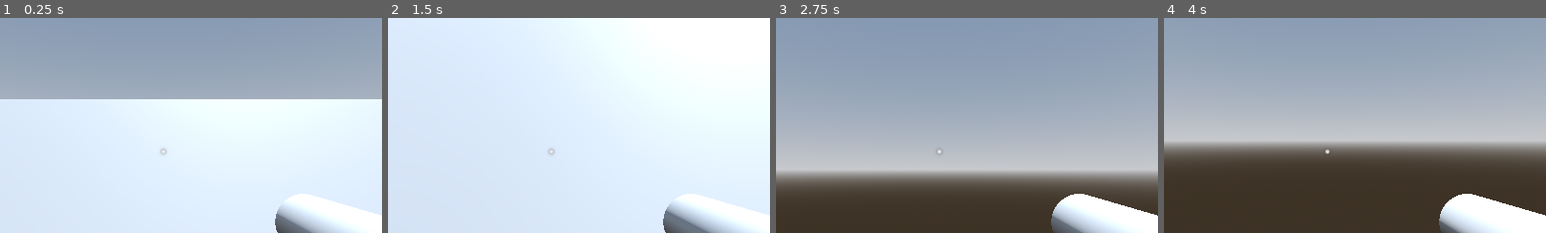
Above: before the commit, frames 1-4 (left to right).
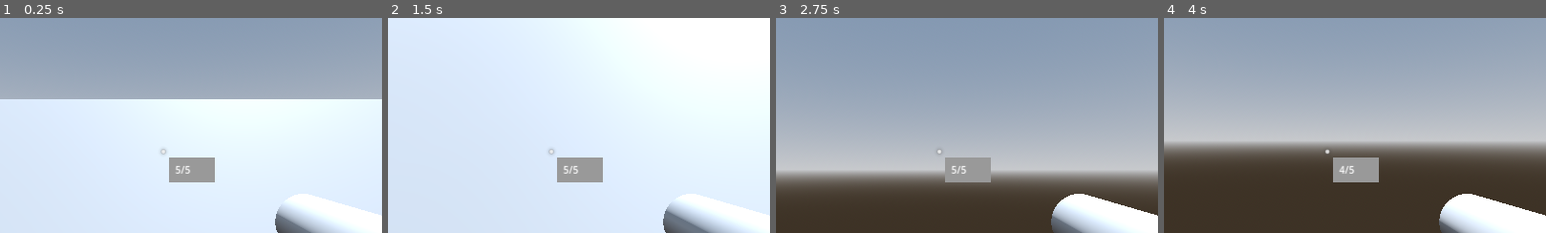
Above: after the commit, the same moments.

Repository: piksalchaos/spadooshka
Game: Godot game, scene res://scenes/test_world.tscn
The game is run twice, just before and just after one commit, with the same random seed, the same clock (stepped at 60 frames per second) and the same inputs.
Inputs (mouse positions are % of the whole screen's width and height, from its top left):
- Up to frame 1 (0.25 s): no input
- Up to frame 2 (1.5 s): tap Enter at 0.5 s; move the mouse to (55, 50) at 0.52 s; hold W (forward) from 0.53 s (still down); tap E (interact) at 0.6 s; tap Space (jump) at 0.77 s; move the mouse to (45, 50) at 1.27 s; tap Mouse wheel down (item_slot_left) at 1.35 s
- Up to frame 3 (2.75 s): keep holding W (forward); tap Space (jump) at 1.52 s; move the mouse to (52, 48) at 2.02 s; hold Mouse wheel up (item_slot_right) from 2.03 s (still down)
- Up to frame 4 (4 s): keep holding W (forward); move the mouse to (49, 52) at 2.77 s; release Mouse wheel up (item_slot_right) at 2.78 s; click (49, 52) at 2.85 s; tap Space (jump) at 3.02, 3.77 s; move the mouse to (57, 51) at 3.52 s; hold Right mouse button (use_item) from 3.53 s (still down)
The pictures show only the part of the screen within x 29-79%, y 19-69%; the shares and areas given below are measured in that part.

The runs differ from the first frame. In frame 1, 1.4% of the frame differs, in the area x 44-57%, y 64-77%; in frame 2, 1.4%; in frame 3, 1.1%; in frame 4, 1.4%.

Commit message:
gun ammo :D

Diff:
--- a/scenes/player.tscn
+++ b/scenes/player.tscn
@@ -58,7 +58,6 @@
 target_position = Vector3(0, 0, -5)
 
 [node name="Gun" parent="Camera" instance=ExtResource("2_wfnaq")]
-transform = Transform3D(1, 0, 0, 0, -4.37114e-08, -1, 0, 1, -4.37114e-08, 0.5, -0.25, -0.5)
 
 [node name="SpeedBoostTimer" type="Timer" parent="."]
 wait_time = 10.0
--- a/scenes/test_world.tscn
+++ b/scenes/test_world.tscn
@@ -1,10 +1,10 @@
-[gd_scene load_steps=12 format=3 uid="uid://c3y6d2imfjfk1"]
+[gd_scene load_steps=10 format=3 uid="uid://c3y6d2imfjfk1"]
 
 [ext_resource type="Script" path="res://scripts/test_world.gd" id="1_4bed4"]
 [ext_resource type="PackedScene" uid="uid://q7llm5mr03ct" path="res://scenes/test_environment.tscn" id="1_ok3hk"]
 [ext_resource type="PackedScene" uid="uid://cyxjceb2t4xis" path="res://scenes/player.tscn" id="2_ld57g"]
-[ext_resource type="Texture2D" uid="uid://cfstfe3pcfcnr" path="res://addons/kenney_particle_pack/circle_05.png" id="4_230fl"]
 [ext_resource type="PackedScene" uid="uid://by0mye1dj10gn" path="res://scenes/loot_box.tscn" id="5_qq4x6"]
+[ext_resource type="PackedScene" uid="uid://drvs2rwgmev6e" path="res://scenes/ui.tscn" id="6_456ai"]
 [ext_resource type="Resource" uid="uid://c8fxpau6c47ak" path="res://resources/items/speed_boost.tres" id="6_qmdj7"]
 
 [sub_resource type="ProceduralSkyMaterial" id="ProceduralSkyMaterial_cbq6g"]
@@ -19,15 +19,6 @@
 sky = SubResource("Sky_c8opc")
 tonemap_mode = 2
 
-[sub_resource type="StyleBoxFlat" id="StyleBoxFlat_kco21"]
-expand_margin_left = 10.0
-expand_margin_top = 10.0
-expand_margin_right = 10.0
-expand_margin_bottom = 10.0
-
-[sub_resource type="Theme" id="Theme_7lfqm"]
-Label/styles/normal = SubResource("StyleBoxFlat_kco21")
-
 [node name="Test World" type="Node"]
 script = ExtResource("1_4bed4")
 
@@ -41,37 +32,6 @@
 [node name="Test Environment" parent="." instance=ExtResource("1_ok3hk")]
 transform = Transform3D(3, 0, 0, 0, 3, 0, 0, 0, 3, -1.7389, -2.00995, -3.34783)
 
-[node name="CanvasLayer" type="CanvasLayer" parent="."]
-
-[node name="HUD" type="Control" parent="CanvasLayer"]
-layout_mode = 3
-anchors_preset = 15
-anchor_right = 1.0
-anchor_bottom = 1.0
-grow_horizontal = 2
-grow_vertical = 2
-mouse_filter = 2
-
-[node name="Crosshairs" type="TextureRect" parent="CanvasLayer/HUD"]
-layout_mode = 1
-anchors_preset = 15
-anchor_right = 1.0
-anchor_bottom = 1.0
-grow_horizontal = 2
-grow_vertical = 2
-scale = Vector2(0.03, 0.03)
-pivot_offset = Vector2(640, 360)
-texture = ExtResource("4_230fl")
-stretch_mode = 5
-
-[node name="ItemListLabel" type="Label" parent="CanvasLayer/HUD"]
-layout_mode = 0
-offset_left = 43.0
-offset_top = 592.0
-offset_right = 195.0
-offset_bottom = 667.0
-theme = SubResource("Theme_7lfqm")
-
 [node name="LootBox" parent="." instance=ExtResource("5_qq4x6")]
 transform = Transform3D(1, 0, 0, 0, 1, 0, 0, 0, 1, 8.3378, 0.5, -2.49323)
 item = ExtResource("6_qmdj7")
@@ -81,3 +41,6 @@
 item = ExtResource("6_qmdj7")
 
 [node name="Player" parent="." instance=ExtResource("2_ld57g")]
+
+[node name="CanvasLayer" parent="." node_paths=PackedStringArray("player") instance=ExtResource("6_456ai")]
+player = NodePath("../Player")
--- /dev/null
+++ b/scenes/ui.tscn
@@ -0,0 +1,53 @@
+[gd_scene load_steps=5 format=3 uid="uid://drvs2rwgmev6e"]
+
+[ext_resource type="Script" path="res://scripts/ui.gd" id="1_g07d4"]
+[ext_resource type="Texture2D" uid="uid://cfstfe3pcfcnr" path="res://addons/kenney_particle_pack/circle_05.png" id="1_n765t"]
+
+[sub_resource type="StyleBoxFlat" id="StyleBoxFlat_kco21"]
+expand_margin_left = 10.0
+expand_margin_top = 10.0
+expand_margin_right = 10.0
+expand_margin_bottom = 10.0
+
+[sub_resource type="Theme" id="Theme_ryf35"]
+Label/styles/normal = SubResource("StyleBoxFlat_kco21")
+
+[node name="CanvasLayer" type="CanvasLayer"]
+script = ExtResource("1_g07d4")
+
+[node name="HUD" type="Control" parent="."]
+layout_mode = 3
+anchors_preset = 15
+anchor_right = 1.0
+anchor_bottom = 1.0
+grow_horizontal = 2
+grow_vertical = 2
+mouse_filter = 2
+
+[node name="Crosshairs" type="TextureRect" parent="HUD"]
+layout_mode = 1
+anchors_preset = 15
+anchor_right = 1.0
+anchor_bottom = 1.0
+grow_horizontal = 2
+grow_vertical = 2
+scale = Vector2(0.03, 0.03)
+pivot_offset = Vector2(640, 360)
+texture = ExtResource("1_n765t")
+stretch_mode = 5
+
+[node name="ItemListLabel" type="Label" parent="HUD"]
+layout_mode = 0
+offset_left = 43.0
+offset_top = 592.0
+offset_right = 195.0
+offset_bottom = 667.0
+theme = SubResource("Theme_ryf35")
+
+[node name="GunAmmoLabel" type="Label" parent="HUD"]
+layout_mode = 0
+offset_left = 660.0
+offset_top = 379.0
+offset_right = 717.0
+offset_bottom = 402.0
+theme = SubResource("Theme_ryf35")
--- a/scripts/gun.gd
+++ b/scripts/gun.gd
@@ -1,4 +1,4 @@
-extends Node
+class_name Gun extends Node
 
 @export var MAG_CAPACITY = 5
 
--- a/scripts/player.gd
+++ b/scripts/player.gd
@@ -4,6 +4,7 @@
 @onready var animation_player: AnimationPlayer = $AnimationPlayer
 @onready var interact_cast: RayCast3D = $Camera/InteractCast
 @onready var speed_boost_timer: Timer = $SpeedBoostTimer
+@onready var equipped_gun: Gun = $Camera/Gun
 
 var items: Array[Item] = []
 var selected_item_slot = 0
--- a/scripts/test_world.gd
+++ b/scripts/test_world.gd
@@ -8,10 +8,3 @@
 		get_tree().quit()
 
 #this code below is stupid.
-func _process(delta: float) -> void:
-	item_list_label.text = ""
-	for i in player.items.size():
-		if i == player.selected_item_slot:
-			item_list_label.text += "speed boost <-\n" #in the time of writing this code, only speed boost items exist. bc the game is no text, these will be replaced with icons instead later
-		else:
-			item_list_label.text += "speed boost\n"
--- /dev/null
+++ b/scripts/ui.gd
@@ -0,0 +1,20 @@
+extends Node
+
+@export var player: Player
+@onready var gun: Gun = player.equipped_gun #probably a bad idea???
+@onready var item_list_label = $HUD/ItemListLabel
+@onready var gun_ammo_label = $HUD/GunAmmoLabel
+# Called when the node enters the scene tree for the first time.
+func _ready() -> void:
+	pass # Replace with function body.
+
+
+func _process(delta: float) -> void:
+	item_list_label.text = ""
+	for i in player.items.size():
+		if i == player.selected_item_slot:
+			item_list_label.text += "speed boost <-\n" #in the time of writing this code, only speed boost items exist. bc the game is no text, these will be replaced with icons instead later
+		else:
+			item_list_label.text += "speed boost\n"
+
+	gun_ammo_label.text = str(gun.num_bullets) + "/" + str(gun.MAG_CAPACITY)
